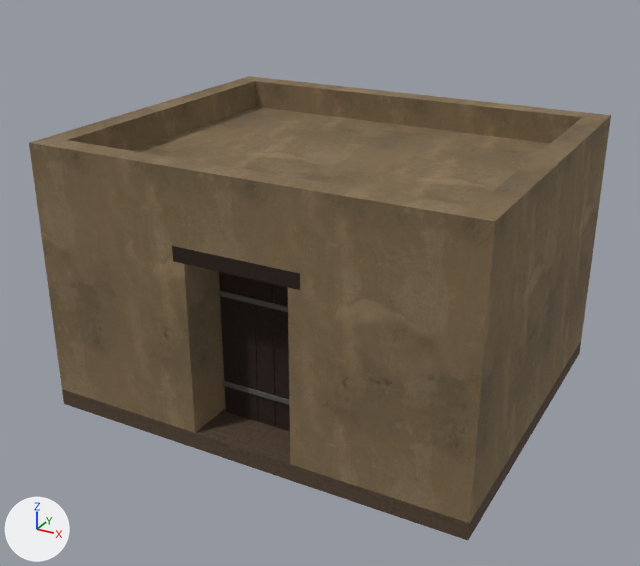
Two versions of the glTF model assets/buildings/world-architecture-v1/d_poor_home_6x5.glb, one commit apart.
Camera for both pictures: a 50 mm camera at (5.37, -10.22, 6.35) aimed at (-0.07, -0.33, 1.4). The lights are fixed; the arrows at lower left show +X, +Y and +Z. The older version comes first. Objects named as collision shapes, trigger or cutter boxes, shadow casters or lower levels of detail are left out. Where no turn or scale is listed for an object, it has been applied to the vertices. Vertices at exactly the same position are counted once.

Names of what the first picture shows: 'Door entry plank', 'Door entry plank.001', 'Door entry plank.002', 'Door entry plank.003', 'front adobe pier', 'model floor', 'structural timber lintel' and 2 more.
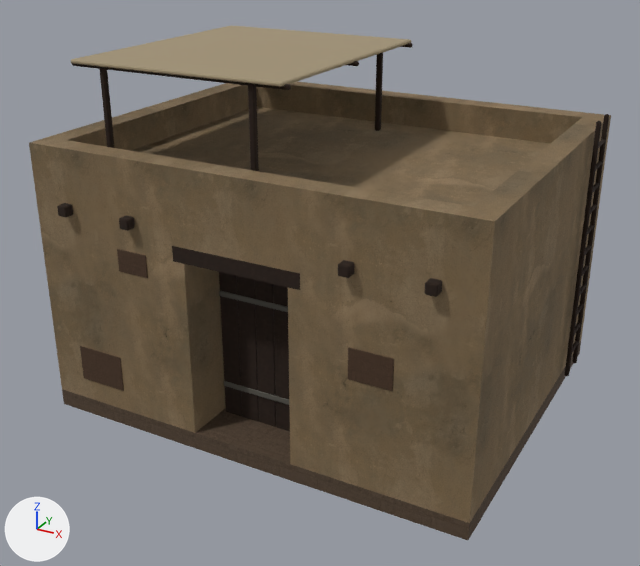
Where the newer file only moved an object's origin or applied its transform, the numbers keep the older frame.

Pixel boxes (x1, y1, x2, y2) of what changed, in the pictures (640 x 566 px):
'reed roof mat', added (beige)
    after: (71, 25, 411, 87)
'structural timber lintel', reshaped
    before: (172, 246, 300, 290)
    after: (57, 43, 609, 376)
'mudbrick patch', added
    after: (80, 249, 394, 391)
part 1 of me_cube_003, added
    after: (375, 53, 383, 131)
part 2 of me_cube_003, added
    after: (57, 203, 73, 217)
part 3 of me_cube_003, added
    after: (119, 216, 135, 231)
part 4 of me_cube_003, added
    after: (338, 260, 354, 278)
part 5 of me_cube_003, added
    after: (425, 278, 442, 297)
part 6 of me_cube_003, added
    after: (99, 66, 115, 148)
part 7 of me_cube_003, added
    after: (248, 83, 259, 171)
part 8 of me_cube_003, added
    after: (72, 63, 291, 90)
part 9 of me_cube_003, added
    after: (347, 61, 359, 66)
part 10 of me_cube_003, added
    after: (565, 121, 602, 376)
part 11 of me_cube_003, added
    after: (572, 114, 609, 363)

The change, as a list of edits to the scene's bpy script:
```text
Add mat_dr_exposed_mud_brick:
    mat_dr_exposed_mud_brick = bpy.data.materials.new('DR exposed mud brick')
    # colours: beige #c4a686
    # uses the picture img_stone_wall_02_diff_1k
Change me_cube_003:
    used by ob_structural_timber_lintel; location = (0.0, -2.3, 2.45)
    remove me_cube_003.from_pydata(...)  # 606 vertices, 1112 faces; spans x -2.52..2.52, y -0.2..4.8, z -1.05..0.37
    add me_cube_003.from_pydata(...)  # 1326 vertices, 2432 faces; spans x -2.9..3.12, y -0.34..4.94, z -2.45..1.96
    me_cube_003 part 1: the loose piece of 24 vertices spanning x -0.81..-0.74, y 4.4..4.8, z -1.05..-0.3 is copied, and the copy is scaled about its middle by (1.19, 0.159, 1.75), then moved by (0.57, -0.6, 1.98); it spans x -0.24..-0.16, y 3.96..4.04, z 0.65..1.95
    me_cube_003 part 2: the loose piece of 24 vertices spanning x -2.52..-2.38, y 0.15..4.45, z 0.23..0.37 is copied, and the copy is scaled about its middle by (1, 0.028, 1), then moved by (0.0, -2.57, 0.0); it spans x -2.52..-2.38, y -0.34..-0.2, z 0.23..0.37
    me_cube_003 part 3: the loose piece of 24 vertices spanning x -0.87..-0.75, y 0.28..0.66, z -0.13..-0.01 is copied, and the copy is scaled about its middle by (1.2, 0.334, 1.2), then moved by (-0.66, -0.74, 0.37); it spans x -1.54..-1.4, y -0.34..-0.2, z 0.23..0.37
    me_cube_003 part 4: the loose piece of 24 vertices spanning x 0.75..0.87, y 0.28..0.66, z -0.13..-0.01 is copied, and the copy is scaled about its middle by (1.2, 0.334, 1.2), then moved by (0.66, -0.74, 0.37); it spans x 1.4..1.54, y -0.34..-0.2, z 0.23..0.37
    me_cube_003 part 5: the loose piece of 24 vertices spanning x 2.38..2.52, y 0.15..4.45, z 0.23..0.37 is copied, and the copy is scaled about its middle by (1, 0.028, 1), then moved by (0.0, -2.57, 0.0); it spans x 2.38..2.52, y -0.34..-0.2, z 0.23..0.37
    me_cube_003 part 6: a new loose piece of 24 vertices spanning x -2.44..-2.36, y 0.56..0.64, z 0.65..1.95, in mat_dr_dark_oak
    me_cube_003 part 7: a new loose piece of 24 vertices spanning x -0.24..-0.16, y 0.56..0.64, z 0.65..1.95, in mat_dr_dark_oak
    me_cube_003 part 8: a new loose piece of 24 vertices spanning x -2.9..0.3, y 0.57..0.63, z 1.9..1.96, in mat_dr_dark_oak
    me_cube_003 part 9: a new loose piece of 24 vertices spanning x -2.9..0.3, y 2.27..2.33, z 1.9..1.96, in mat_dr_dark_oak
    me_cube_003 part 10: a new loose piece of 24 vertices spanning x 3.06..3.12, y 3.55..3.61, z -2.45..1.25, in mat_dr_dark_oak
    me_cube_003 part 11: a new loose piece of 24 vertices spanning x 3.06..3.12, y 3.99..4.05, z -2.45..1.25, in mat_dr_dark_oak
    other edits to the shape of me_cube_003 do not show in these pictures
Add me_cube_038:
    me_cube_038.from_pydata(...)  # 24 vertices, 44 faces; spans x -1.55..1.55, y -1.8..1.8, z -0.02..0.02
    me_cube_038.materials.append(mat_dr_thin_straw_tick)  # beige #a29376
Add me_cube_028:
    me_cube_028.from_pydata(...)  # 120 vertices, 216 faces; spans x -0.81..4.22, y -0.01..5.02, z -0.25..1.8
    me_cube_028.materials.append(mat_dr_exposed_mud_brick)
Add ob_reed_roof_mat:
    ob_reed_roof_mat = bpy.data.objects.new('reed roof mat', me_cube_038)
    ob_reed_roof_mat.location = (-1.3, 0.0, 4.42)
Add ob_mudbrick_patch:
    ob_mudbrick_patch = bpy.data.objects.new('mudbrick patch', me_cube_028)
    ob_mudbrick_patch.location = (-2.2, -2.51, 0.55)
```
